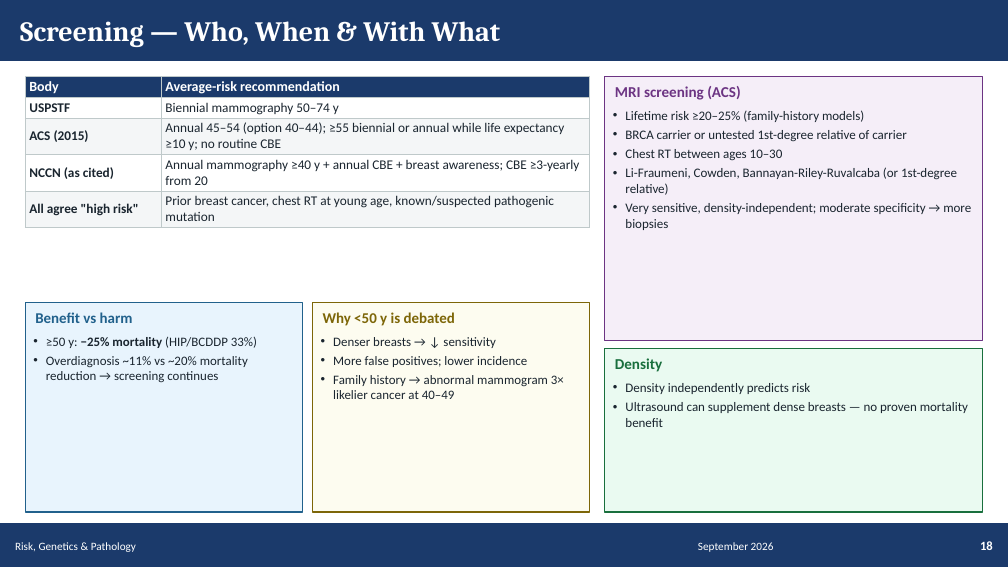
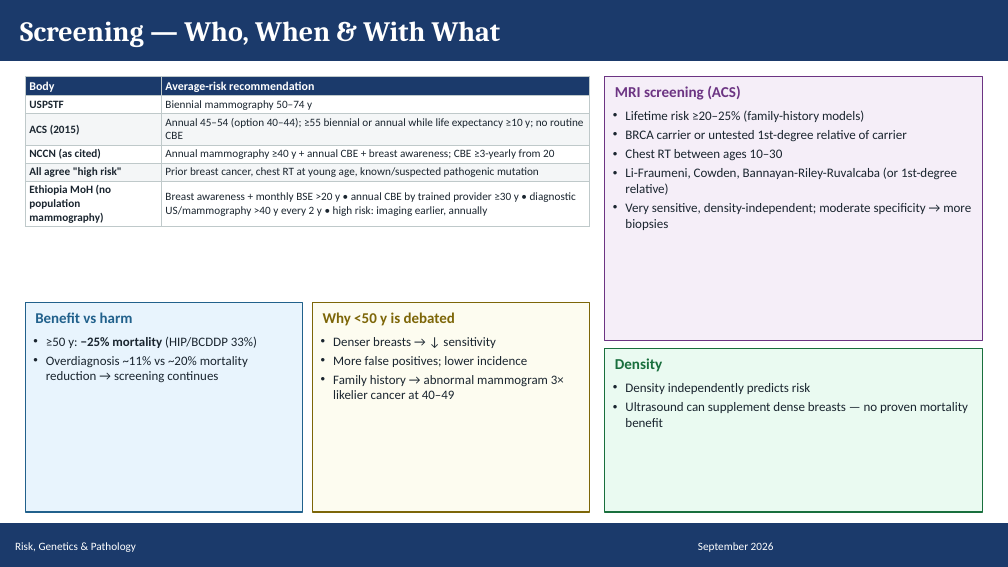
Before and after one commit to Muluamlak/Phone, a slide deck: slide 18 of BreastCancer_Management_Visual_65.pptx. Drawn at 1008x567 pixels with LibreOffice and Linux fonts; fonts in the diff are those of the drawing. Boxes give left, top, right and bottom in pixels: in the first picture for what was removed or moved away, otherwise in the second. Text is boxed around its words. In the diff, an @@ line names an element or a change of style, - is before the commit and + after.

```diff
--- a/BreastCancer_Management_Visual_65.pptx
+++ b/BreastCancer_Management_Visual_65.pptx
@@ table at bbox=[25, 77, 590, 227] @@
+row 6: Ethiopia MoH (no population mammography) | Breast awareness + monthly BSE >20 y • annual CBE by trained provider ≥30 y • diagnostic US/mammography >40 y every 2 y • high risk: imaging earlier, annually
@@ text removed at bbox=[980, 541, 993, 550] @@
-18
```
Also in this commit, not shown: 64 other slides changed.
